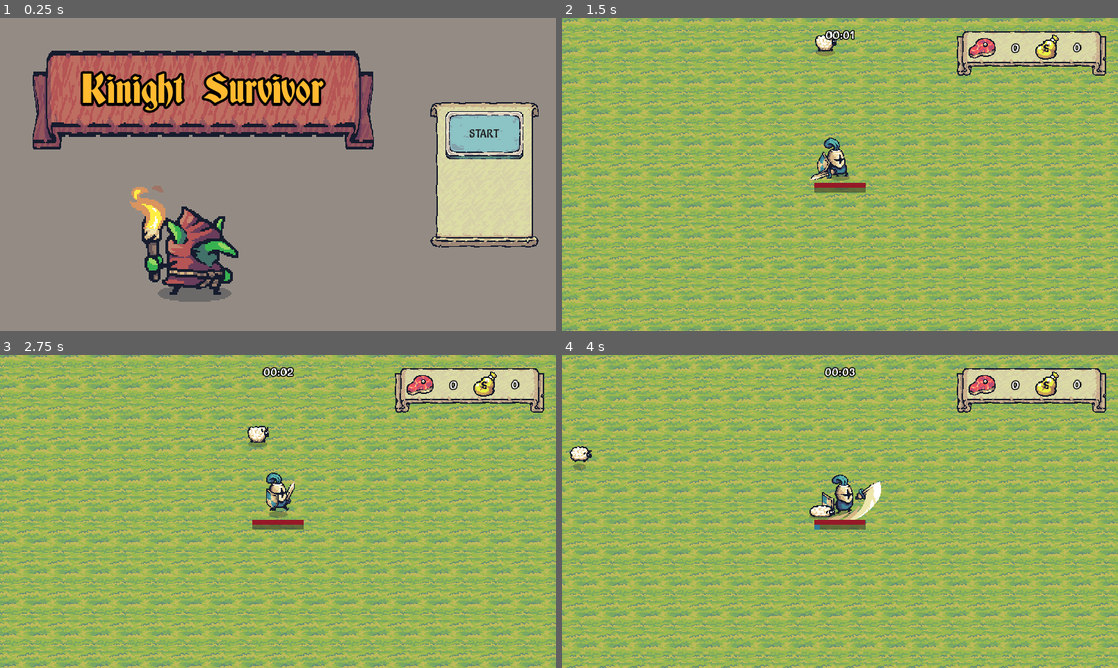
Above: before the commit, frames 1-4 (two rows, left to right).
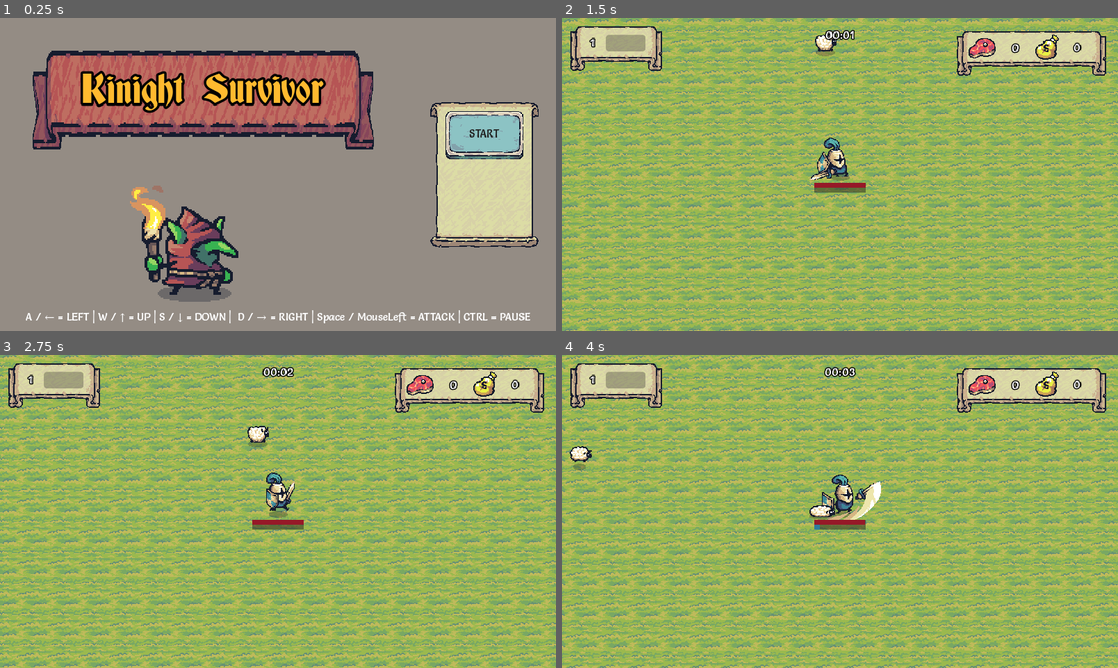
Above: after the commit, the same moments.

Repository: artphil/knight_survivor
Game: Godot game, scene res://main/main.tscn
Two runs of this game, one before a commit and one after it. Both use one fixed random seed, a clock stepped at 60 frames per second and the inputs below.
Inputs:
- Up to frame 1 (0.25 s): no input
- Up to frame 2 (1.5 s): click "START" at 0.5 s; hold D (move_right) from 1.28 s (still down); tap Space (attack) at 1.35 s
- Up to frame 3 (2.75 s): release D (move_right) at 2.03 s; hold S (move_down) from 2.03 s (still down); tap Space (attack) at 2.1 s
- Up to frame 4 (4 s): release S (move_down) at 2.78 s; hold D (move_right) 2.78-3.53 s; tap Space (attack) at 2.85, 3.6 s; hold W (move_up) from 3.53 s (still down)

The runs differ from the first frame. In frame 1, 0.8% of the frame differs, in the area x 4-96%, y 93-98%; in frame 2, 2.0%, in the area x 1-18%, y 2-17%; in frame 3, 2.0%; in frame 4, 2.0%.

Commit message:
feat: level and experience

Diff:
--- a/enemies/enemy.gd
+++ b/enemies/enemy.gd
@@ -14,6 +14,7 @@
 @export var drop_chance: float = 0.1
 @export var items_prefab: Array[PackedScene]
 @export var items_chance: Array[float]
+@export var experience: int = 1
 
 @onready var damage_marker: Marker2D = $Marker
 @onready var notifier: VisibleOnScreenNotifier2D = $VisibleOnScreenNotifier2D
@@ -46,6 +47,7 @@
 
 func die() -> void:
 	GameManager.monsters_defeated += 1
+	GameManager.experience += experience
 
 	if death_prefab:
 		var death_scene: Node2D = death_prefab.instantiate()
--- a/home/home.tscn
+++ b/home/home.tscn
@@ -160,4 +160,19 @@
 autoplay = "default"
 frame_progress = 0.301466
 
+[node name="Label" type="Label" parent="CanvasLayer"]
+anchors_preset = 7
+anchor_left = 0.5
+anchor_top = 1.0
+anchor_right = 0.5
+anchor_bottom = 1.0
+offset_left = -514.5
+offset_top = -44.0
+offset_right = 514.5
+offset_bottom = -11.0
+grow_horizontal = 2
+grow_vertical = 0
+size_flags_vertical = 8
+text = "A / ← = LEFT | W / ↑ = UP | S / ↓ = DOWN |  D / → = RIGHT | Space / MouseLeft = ATTACK | CTRL = PAUSE"
+
 [connection signal="pressed" from="CanvasLayer/Buttons/MarginContainer/VBoxContainer/Button" to="." method="_on_button_pressed"]
--- a/project.godot
+++ b/project.godot
@@ -37,35 +37,41 @@
 "deadzone": 0.5,
 "events": [Object(InputEventKey,"resource_local_to_scene":false,"resource_name":"","device":-1,"window_id":0,"alt_pressed":false,"shift_pressed":false,"ctrl_pressed":false,"meta_pressed":false,"pressed":false,"keycode":0,"physical_keycode":87,"key_label":0,"unicode":119,"echo":false,"script":null)
 , Object(InputEventKey,"resource_local_to_scene":false,"resource_name":"","device":-1,"window_id":0,"alt_pressed":false,"shift_pressed":false,"ctrl_pressed":false,"meta_pressed":false,"pressed":false,"keycode":0,"physical_keycode":4194320,"key_label":0,"unicode":0,"echo":false,"script":null)
+, Object(InputEventJoypadButton,"resource_local_to_scene":false,"resource_name":"","device":-1,"button_index":11,"pressure":0.0,"pressed":true,"script":null)
 ]
 }
 move_down={
 "deadzone": 0.5,
 "events": [Object(InputEventKey,"resource_local_to_scene":false,"resource_name":"","device":-1,"window_id":0,"alt_pressed":false,"shift_pressed":false,"ctrl_pressed":false,"meta_pressed":false,"pressed":false,"keycode":0,"physical_keycode":83,"key_label":0,"unicode":115,"echo":false,"script":null)
 , Object(InputEventKey,"resource_local_to_scene":false,"resource_name":"","device":-1,"window_id":0,"alt_pressed":false,"shift_pressed":false,"ctrl_pressed":false,"meta_pressed":false,"pressed":false,"keycode":0,"physical_keycode":4194322,"key_label":0,"unicode":0,"echo":false,"script":null)
+, Object(InputEventJoypadButton,"resource_local_to_scene":false,"resource_name":"","device":-1,"button_index":12,"pressure":0.0,"pressed":true,"script":null)
 ]
 }
 move_left={
 "deadzone": 0.5,
 "events": [Object(InputEventKey,"resource_local_to_scene":false,"resource_name":"","device":-1,"window_id":0,"alt_pressed":false,"shift_pressed":false,"ctrl_pressed":false,"meta_pressed":false,"pressed":false,"keycode":0,"physical_keycode":65,"key_label":0,"unicode":97,"echo":false,"script":null)
 , Object(InputEventKey,"resource_local_to_scene":false,"resource_name":"","device":-1,"window_id":0,"alt_pressed":false,"shift_pressed":false,"ctrl_pressed":false,"meta_pressed":false,"pressed":false,"keycode":0,"physical_keycode":4194319,"key_label":0,"unicode":0,"echo":false,"script":null)
+, Object(InputEventJoypadButton,"resource_local_to_scene":false,"resource_name":"","device":-1,"button_index":13,"pressure":0.0,"pressed":true,"script":null)
 ]
 }
 move_right={
 "deadzone": 0.5,
 "events": [Object(InputEventKey,"resource_local_to_scene":false,"resource_name":"","device":-1,"window_id":0,"alt_pressed":false,"shift_pressed":false,"ctrl_pressed":false,"meta_pressed":false,"pressed":false,"keycode":0,"physical_keycode":68,"key_label":0,"unicode":100,"echo":false,"script":null)
 , Object(InputEventKey,"resource_local_to_scene":false,"resource_name":"","device":-1,"window_id":0,"alt_pressed":false,"shift_pressed":false,"ctrl_pressed":false,"meta_pressed":false,"pressed":false,"keycode":0,"physical_keycode":4194321,"key_label":0,"unicode":0,"echo":false,"script":null)
+, Object(InputEventJoypadButton,"resource_local_to_scene":false,"resource_name":"","device":-1,"button_index":14,"pressure":0.0,"pressed":true,"script":null)
 ]
 }
 attack={
 "deadzone": 0.5,
 "events": [Object(InputEventKey,"resource_local_to_scene":false,"resource_name":"","device":-1,"window_id":0,"alt_pressed":false,"shift_pressed":false,"ctrl_pressed":false,"meta_pressed":false,"pressed":false,"keycode":0,"physical_keycode":32,"key_label":0,"unicode":32,"echo":false,"script":null)
 , Object(InputEventMouseButton,"resource_local_to_scene":false,"resource_name":"","device":-1,"window_id":0,"alt_presse …(249 unchanged characters)…
+, Object(InputEventJoypadButton,"resource_local_to_scene":false,"resource_name":"","device":-1,"button_index":0,"pressure":0.0,"pressed":true,"script":null)
 ]
 }
 pause={
 "deadzone": 0.5,
 "events": [Object(InputEventKey,"resource_local_to_scene":false,"resource_name":"","device":-1,"window_id":0,"alt_press …(182 unchanged characters)…
+, Object(InputEventJoypadButton,"resource_local_to_scene":false,"resource_name":"","device":-1,"button_index":6,"pressure":0.0,"pressed":true,"script":null)
 ]
 }
 
--- a/scripts/game_manager.gd
+++ b/scripts/game_manager.gd
@@ -12,14 +12,17 @@
 var meat_counter: int = 0
 var gold_counter: int = 0
 var monsters_defeated: int = 0
-var total_defeated = {
-  'goblin': 0,
-  'pawn': 0,
-  'sheep': 0
-}
+var experience: float = 0.0
+var max_experience: float
+var level: int = 1
 
 func _process(delta):
   if is_game_over: return
+
+  max_experience = 10 * level
+  if experience >= max_experience:
+    level += 1
+    experience = 0
 
   time_elapse += delta
   time_elapse_string = Util.get_time(time_elapse)
@@ -39,6 +42,8 @@
   meat_counter = 0
   gold_counter = 0
   monsters_defeated = 0
+  experience = 0.0
+  level = 1
 
   for commection in game_over.get_connections():
     game_over.disconnect(commection.callable)
--- a/ui/game_ui.gd
+++ b/ui/game_ui.gd
@@ -4,9 +4,13 @@
 @onready var time_label = %TimeLabel
 @onready var gold_label = %GoldLabel
 @onready var meat_label = %MeatLabel
+@onready var level_label = %LevelLabel
+@onready var experience_bar = %ExpBar
 
 
 func _process(_delta: float) -> void:
   time_label.set_text(GameManager.time_elapse_string)
   gold_label.set_text(str(GameManager.gold_counter))
   meat_label.set_text(str(GameManager.meat_counter))
+  level_label.set_text(str(GameManager.level))
+  experience_bar.value = GameManager.experience / GameManager.max_experience
--- a/ui/game_ui.tscn
+++ b/ui/game_ui.tscn
@@ -33,6 +33,13 @@
 [sub_resource type="AtlasTexture" id="AtlasTexture_431hd"]
 atlas = ExtResource("4_ile71")
 region = Rect2(40, 48, 56, 56)
+
+[sub_resource type="StyleBoxFlat" id="StyleBoxFlat_1e2xg"]
+bg_color = Color(0.764706, 0.556863, 0.203922, 1)
+corner_radius_top_left = 5
+corner_radius_top_right = 5
+corner_radius_bottom_right = 5
+corner_radius_bottom_left = 5
 
 [node name="GameUI" type="CanvasLayer"]
 script = ExtResource("1_ds8hd")
@@ -132,3 +139,48 @@
 grow_vertical = 2
 scale = Vector2(0.5, 0.5)
 texture = SubResource("AtlasTexture_431hd")
+
+[node name="LevelPanel" type="Panel" parent="."]
+offset_left = 16.0
+offset_top = 17.0
+offset_right = 209.0
+offset_bottom = 115.0
+theme_override_styles/panel = SubResource("StyleBoxTexture_tepiv")
+
+[node name="LevelLabel" type="Label" parent="LevelPanel"]
+unique_name_in_owner = true
+layout_mode = 1
+anchors_preset = 8
+anchor_left = 0.5
+anchor_top = 0.5
+anchor_right = 0.5
+anchor_bottom = 0.5
+offset_left = -82.0
+offset_top = -33.0
+offset_right = -18.0
+offset_bottom = 4.0
+grow_horizontal = 2
+grow_vertical = 2
+text = "LVL"
+label_settings = SubResource("LabelSettings_ujdju")
+horizontal_alignment = 1
+vertical_alignment = 1
+
+[node name="ExpBar" type="ProgressBar" parent="LevelPanel"]
+unique_name_in_owner = true
+layout_mode = 1
+anchors_preset = 8
+anchor_left = 0.5
+anchor_top = 0.5
+anchor_right = 0.5
+anchor_bottom = 0.5
+offset_left = -21.5
+offset_top = -31.0
+offset_right = 60.5
+offset_bottom = 3.0
+grow_horizontal = 2
+grow_vertical = 2
+theme_override_styles/fill = SubResource("StyleBoxFlat_1e2xg")
+max_value = 1.0
+value = 0.5
+show_percentage = false
Not shown: 1 places in ui/game_ui.tscn that only renumber resources
